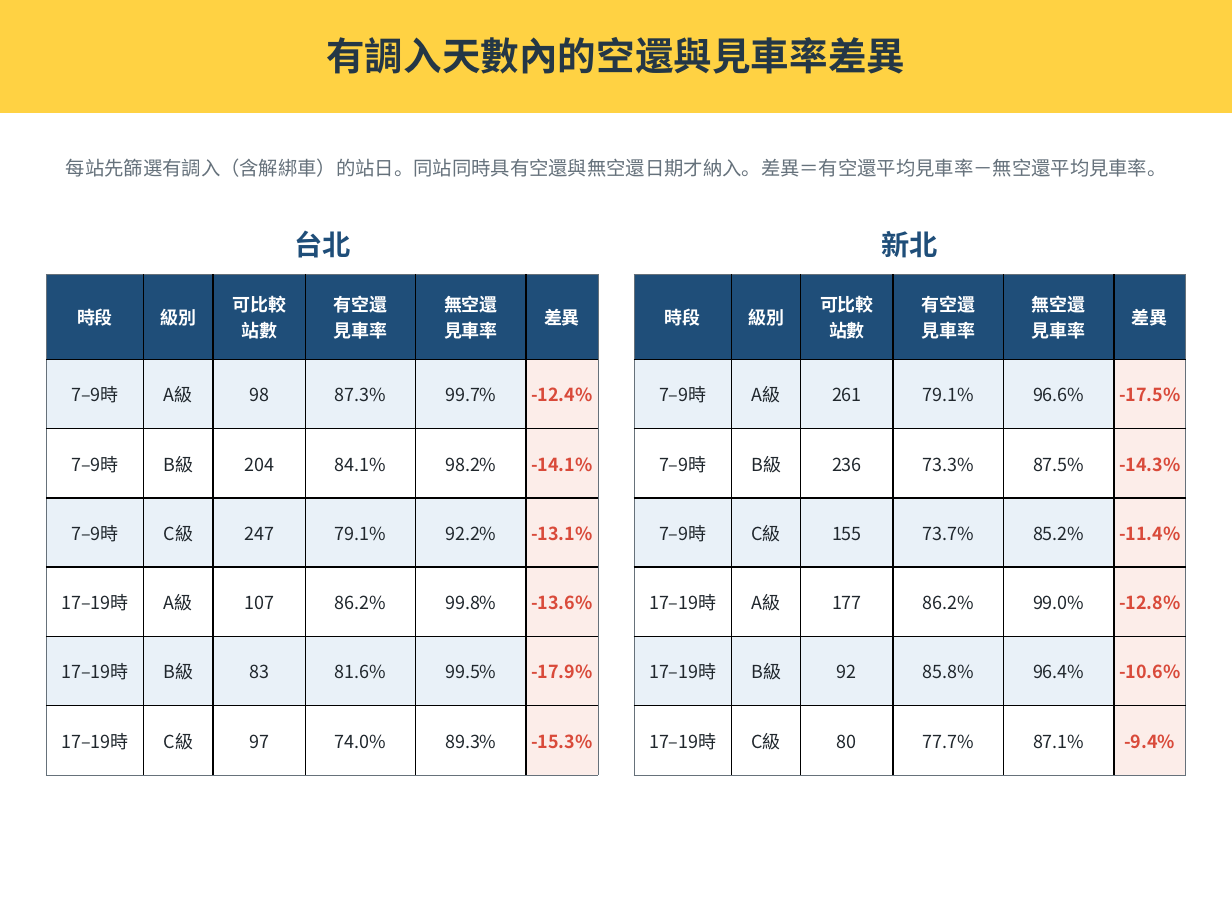
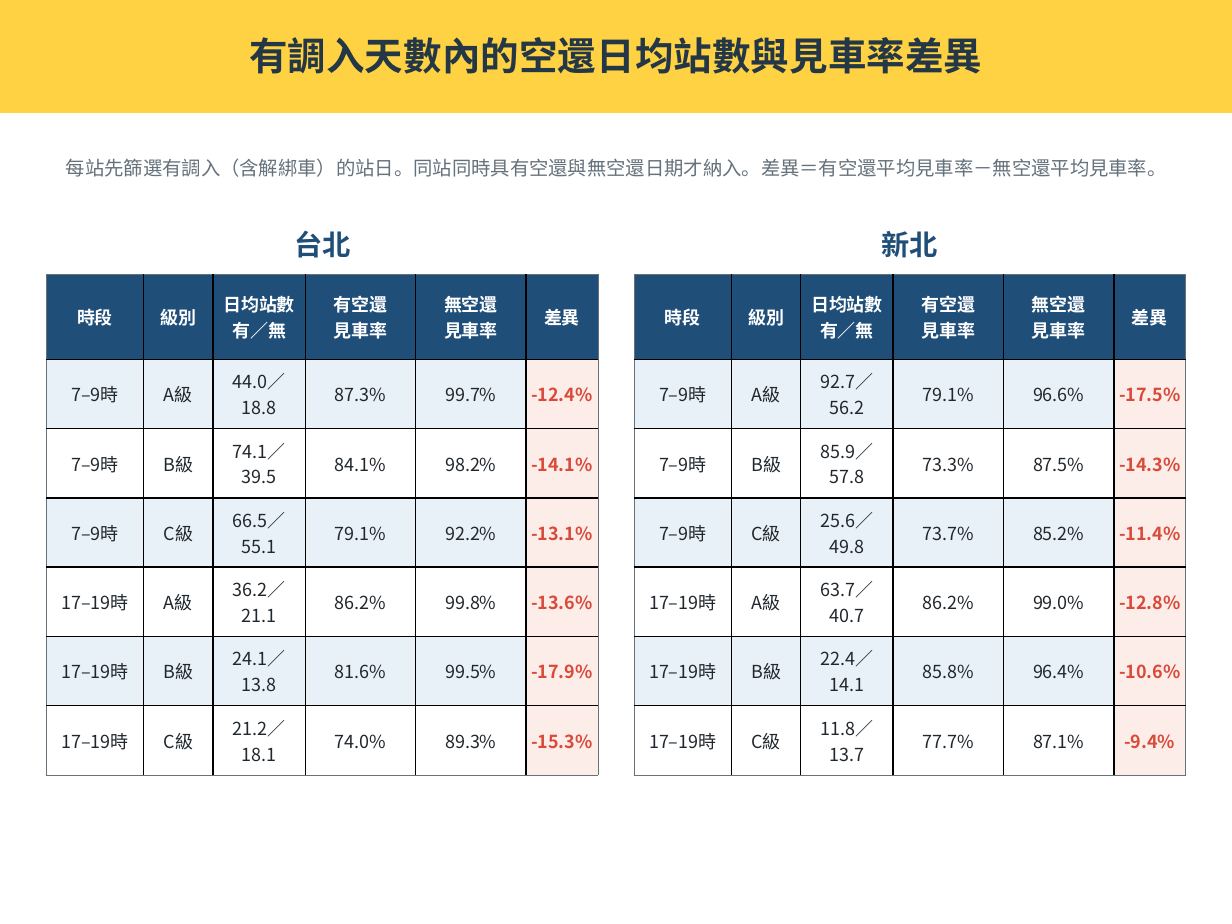
Before and after one commit to hippop3c/monthly-report, a slide deck: slide 18 of dist/files/10月台大微型及友愛接力v8.pptx. Drawn at 1232x924 pixels with LibreOffice and Linux fonts; fonts in the diff are those of the drawing. Boxes give left, top, right and bottom in pixels: in the first picture for what was removed or moved away, otherwise in the second. Text is boxed around its words. In the diff, an @@ line names an element or a change of style, - is before the commit and + after.

```diff
--- a/dist/files/10月台大微型及友愛接力v8.pptx
+++ b/dist/files/10月台大微型及友愛接力v8.pptx
@@ text at (249, 37, 982, 74): text changed @@
-有調入天數內的空還與見車率差異
+有調入天數內的空還日均站數與見車率差異
@@ table at (47, 275, 599, 775) @@
-row 1, column 3: 可比較 / 站數
+row 1, column 3: 日均站數 / 有／無
-row 2, column 3: 98
+row 2, column 3: 44.0／18.8
-row 3, column 3: 204
+row 3, column 3: 74.1／39.5
-row 4, column 3: 247
+row 4, column 3: 66.5／55.1
-row 5, column 3: 107
+row 5, column 3: 36.2／21.1
-row 6, column 3: 83
+row 6, column 3: 24.1／13.8
-row 7, column 3: 97
+row 7, column 3: 21.2／18.1
@@ table at (634, 275, 1186, 775) @@
-row 1, column 3: 可比較 / 站數
+row 1, column 3: 日均站數 / 有／無
-row 2, column 3: 261
+row 2, column 3: 92.7／56.2
-row 3, column 3: 236
+row 3, column 3: 85.9／57.8
-row 4, column 3: 155
+row 4, column 3: 25.6／49.8
-row 5, column 3: 177
+row 5, column 3: 63.7／40.7
-row 6, column 3: 92
+row 6, column 3: 22.4／14.1
-row 7, column 3: 80
+row 7, column 3: 11.8／13.7
```
Also in this commit, not shown: 7 other slides changed.
